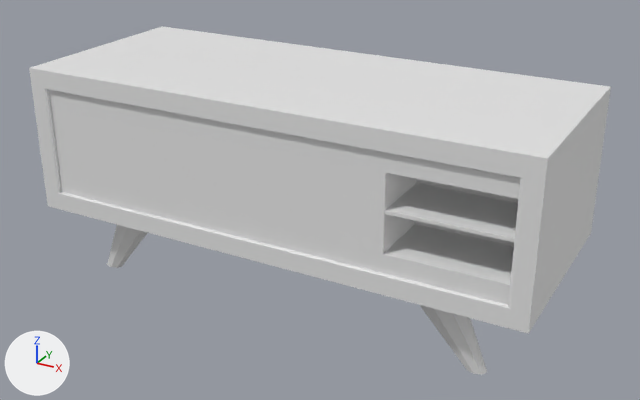
An edit to the FBX model Assets/Models/HG_Models/TvStand.fbx, drawn before and after from the same camera.
Rendered twice from a 50 mm lens placed at (13.28, -24.49, 10.07), pointed at (0.36, -1.0, -1.67). Lighting does not change. The marker at lower left points along +X, +Y and +Z.
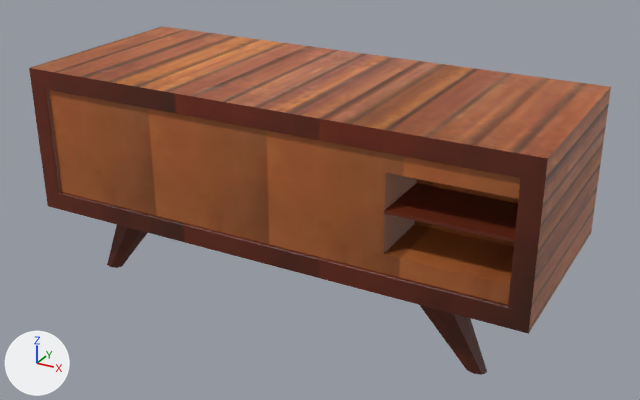
Location of each change, (x1, y1, x2, y2) in pixels of the pictures (640 x 400 px):
```json
{"object": "Cube.002", "change": "recoloured", "before": [29, 26, 611, 375], "after": [29, 26, 611, 375], "on screen": "grey to brown"}
```

The change, as JSON lines over the scene's bpy script:
```json
{"op": "add", "block": "img_tvstand_png", "code": ["img_tvstand_png = load_image('TvStand.png', 'TvStand.png', 256, 256, 'sRGB')"]}
{"op": "add", "block": "mat_desk", "code": ["mat_desk = principled_material('Desk')", "mat_desk.texture = img_tvstand_png  # with its transparency"]}
{"block": "me_cube_002", "where": "me_cube_002.from_pydata(...)  # 746 vertices, 744 faces; spans x -8.5..8.5, y -4.4..2.5, z -4.9..2.4"}
{"op": "add", "block": "me_cube_002", "code": "me_cube_002.materials.append(mat_desk)  # picture img_tvstand_png"}
```
